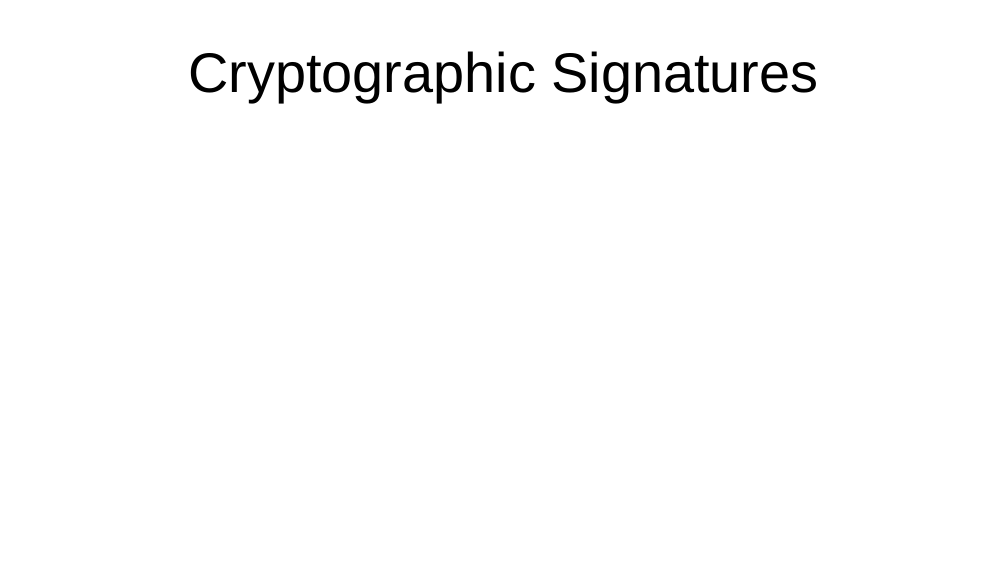
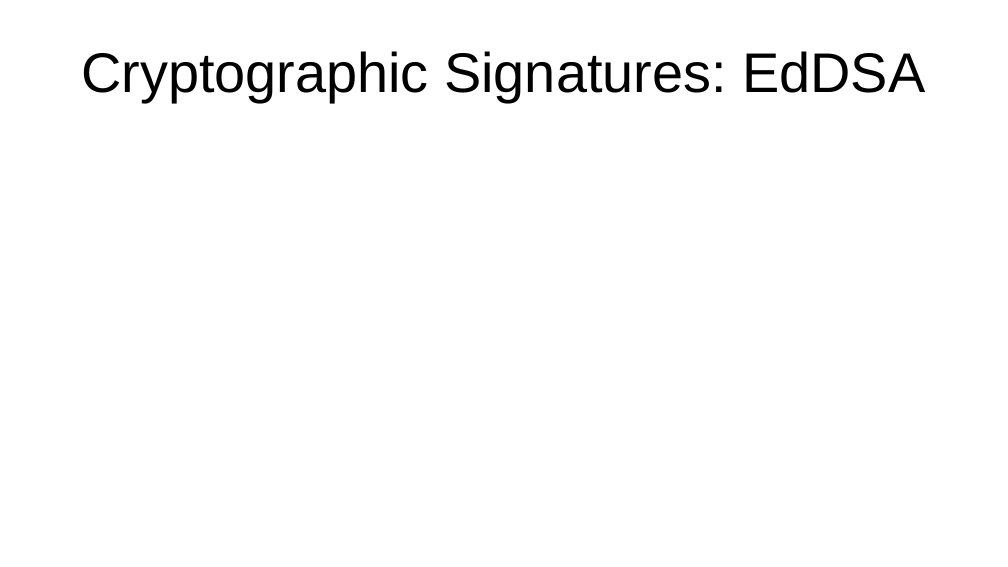
Before and after one commit to bshambaugh/Explorations-of-Category-Theory-for-Self-Sovereign-Identity, a slide deck: slide 6 of resources/IIW35_fA2022_cat_theory_for_SSI.odp (slide 5 before the commit). Drawn at 1008x567 pixels with LibreOffice and Linux fonts; fonts in the diff are those of the drawing. Boxes give left, top, right and bottom in pixels: in the first picture for what was removed or moved away, otherwise in the second. Text is boxed around its words. In the diff, an @@ line names an element or a change of style, - is before the commit and + after.

```diff
--- a/resources/IIW35_fA2022_cat_theory_for_SSI.odp
+++ b/resources/IIW35_fA2022_cat_theory_for_SSI.odp
@@ title at [81,51,925,102]: text changed @@
-Cryptographic Signatures
+Cryptographic Signatures: EdDSA
```
Also in this commit, not shown: 1 other slide changed, 5 slides added, 1 slide removed.
